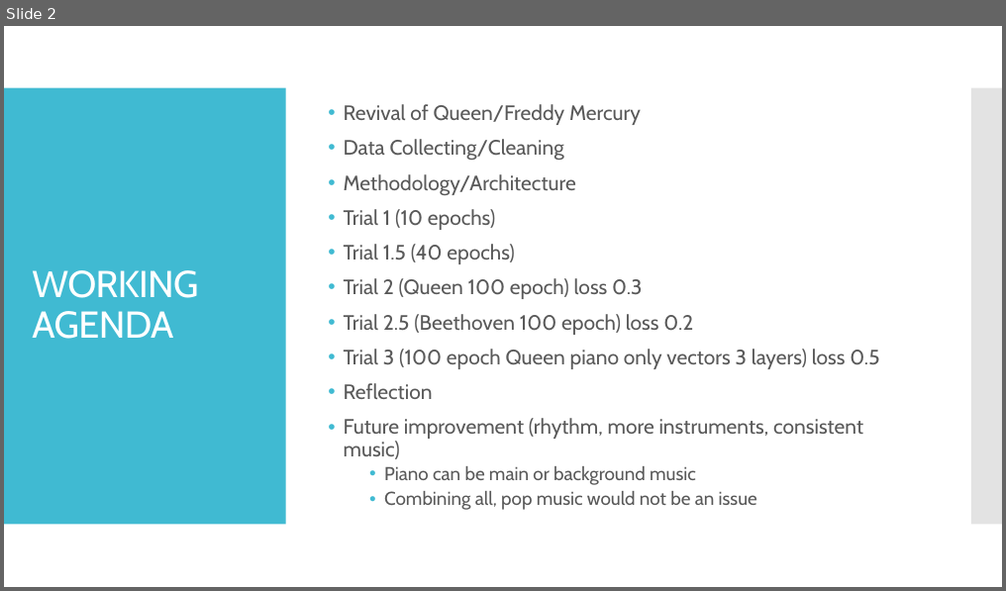
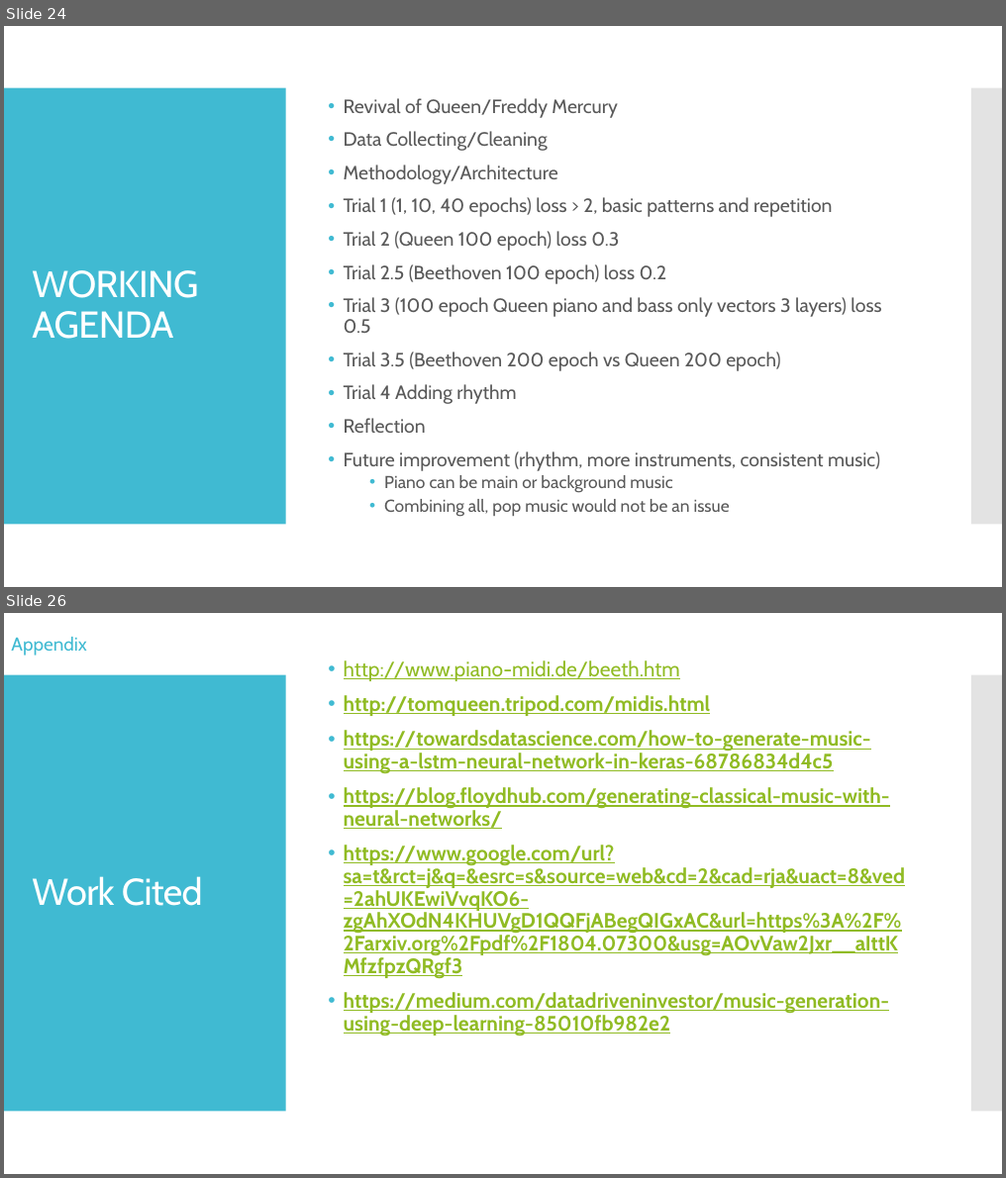
Before and after one commit to mawuliadjei/neuralnetmusicprediction, a slide deck: Generating music with LSTM.pptx. Shown one above the other, each under a label of ours: slide 2 before the commit, slides 24 and 26 after it; the slides between them are not shown. The pictures are 1006x591 and 1006x1178 pixels, drawn with LibreOffice and Linux fonts; fonts in the diff are those of the drawing. Boxes give left, top, right and bottom in pixels: in the first picture for what was removed or moved away, otherwise in the second. Text is boxed around its words. In the diff, an @@ line names an element or a change of style, - is before the commit and + after.

```diff
--- a/Generating music with LSTM.pptx
+++ b/Generating music with LSTM.pptx
@@ slide 26 added at box(4, 613, 1002, 1174), background #FFFFFF; not listed: 2 template elements that a slide beside it also shows @@
@@ text added at box(11, 637, 86, 656), 18 pt, text #40BAD2 @@
+Appendix
@@ text added at box(344, 695, 905, 1037), 20 pt, text #90BB23, bold, underline @@
+• http://www.piano-midi.de/beeth.htm
+• http://tomqueen.tripod.com/midis.html
+• https://towardsdatascience.com/how-to-generate-music-using-a-lstm-neural-network-in-keras-68786834d4c5
+• https://blog.floydhub.com/generating-classical-music-with-neural-networks/
+• https://www.google.com/url?sa=t&rct=j&q=&esrc=s&source=web&cd=2&cad=rja&uact=8&ved=2ahUKEwiVvqKO6-zgAhXOdN4KHUVgD1QQFjABegQIGxAC&url=https%3A%2F%2Farxiv.org%2Fpdf%2F1804.07300&usg=AOvVaw2Jxr__aIttKMfzfpzQRgf3
+• https://medium.com/datadriveninvestor/music-generation-using-deep-learning-85010fb982e2
@@ title added at box(32, 876, 203, 906), 36 pt, text #FFFFFF @@
+Work Cited
@@ what was slide 2 is now slide 24 @@
@@ slide 24 changed as well @@
@@ text at box(344, 98, 880, 516): size 20 to 18.5 pt in "Revival of Queen/Freddy Mercury", "Data Collecting/Cleaning", "Methodology/Architecture", "Trial 2 (Queen 100 epoch) loss 0.3" and 3 more places; size 18 to 16.6 pt in "Piano can be main or background music", "Combining all, pop music would not be ..." @@
@@ text at box(344, 197, 833, 217): text changed; size 20 to 18.5 pt @@
-• Trial 1 (10 epochs)
-• Trial 1.5 (40 epochs)
+• Trial 1 (1, 10, 40 epochs) loss > 2, basic patterns and repetition
@@ text at box(344, 297, 881, 404): text changed; size 20 to 18.5 pt @@
-• Trial 3 (100 epoch Queen piano only vectors 3 layers) loss 0.5
+• Trial 3 (100 epoch Queen piano and bass only vectors 3 layers) loss 0.5
+• Trial 3.5 (Beethoven 200 epoch vs Queen 200 epoch)
+• Trial 4 Adding rhythm
```
Also in this commit, not shown: 4 other slides changed, 20 other slides added, 8 slides removed.
